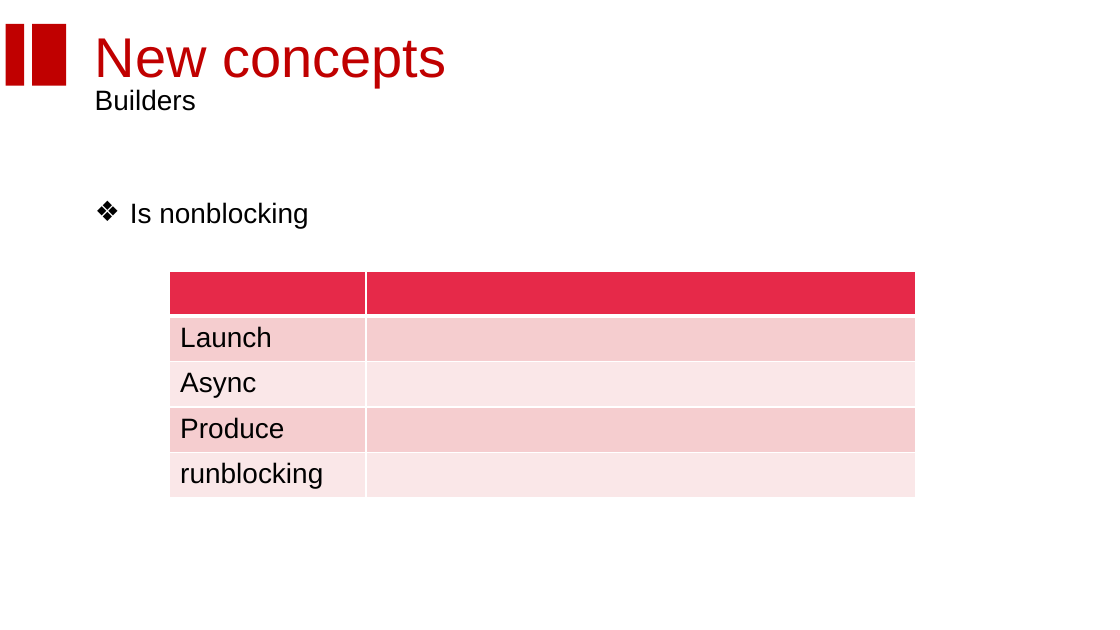
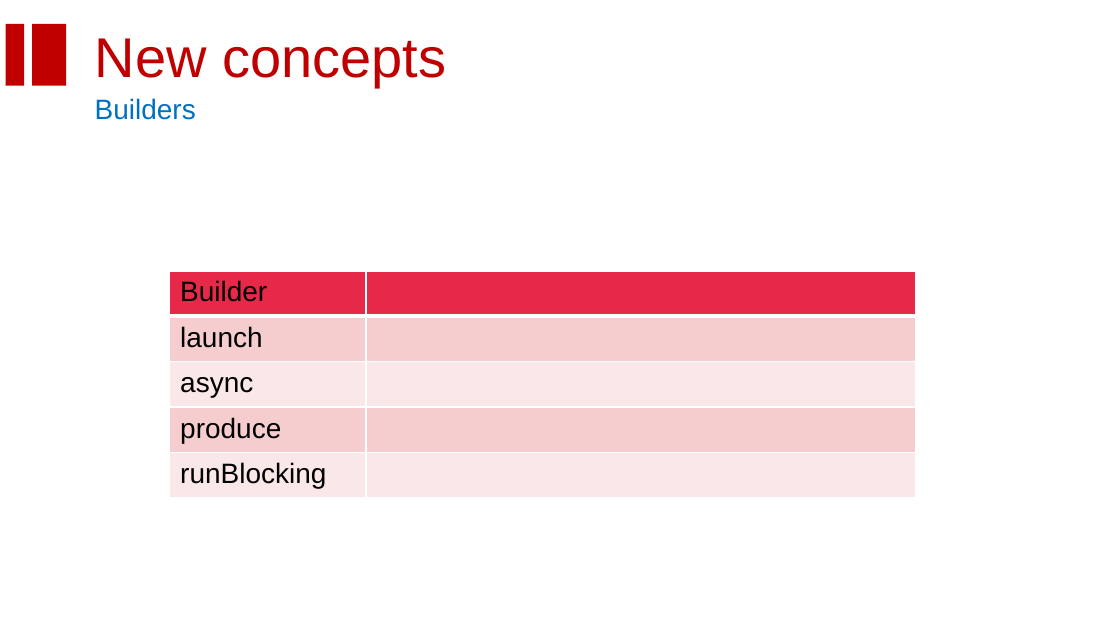
Before and after one commit to homanad/KotlinCoroutines, a slide deck: slide 21 of Coroutine.pptx (slide 22 before the commit). Drawn at 1120x630 pixels with LibreOffice and Linux fonts; fonts in the diff are those of the drawing; background and template pictures are left out. Boxes give left, top, right and bottom in pixels: in the first picture for what was removed or moved away, otherwise in the second. Text is boxed around its words. In the diff, an @@ line names an element or a change of style, - is before the commit and + after.

```diff
--- a/Coroutine.pptx
+++ b/Coroutine.pptx
@@ text "Builders": place and size @@
-text "Builders" at [95, 89, 196, 111]
+text "Builders" at [95, 98, 196, 120]
@@ text "Builders" at [95, 98, 196, 120]: text colour #000000 to #0070C0 @@
@@ text removed at [130, 202, 308, 228] @@
-❖ Is nonblocking
@@ table at [169, 271, 916, 498] @@
-row 1, column 1: 
+row 1, column 1: Builder
-row 2, column 1: Launch
+row 2, column 1: launch
-row 3, column 1: Async
+row 3, column 1: async
-row 4, column 1: Produce
+row 4, column 1: produce
-row 5, column 1: runblocking
+row 5, column 1: runBlocking
@@ borders changed @@
```
Also in this commit, not shown: 15 other slides changed, 14 slides added, 14 slides removed.
